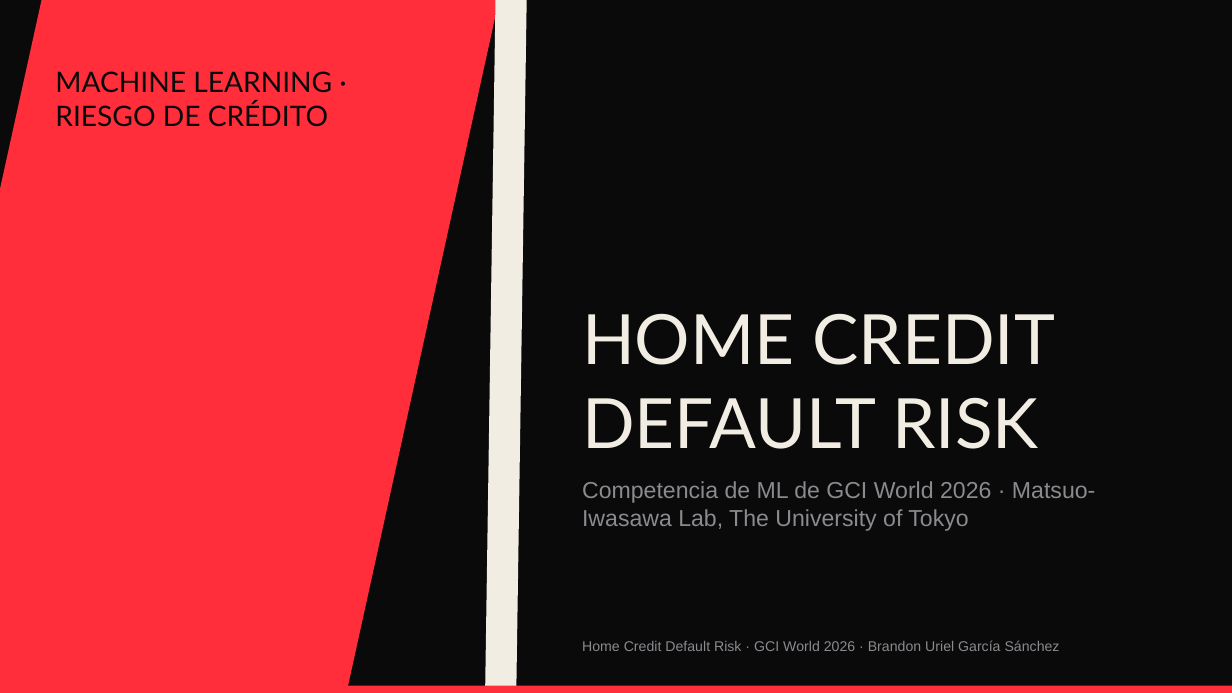
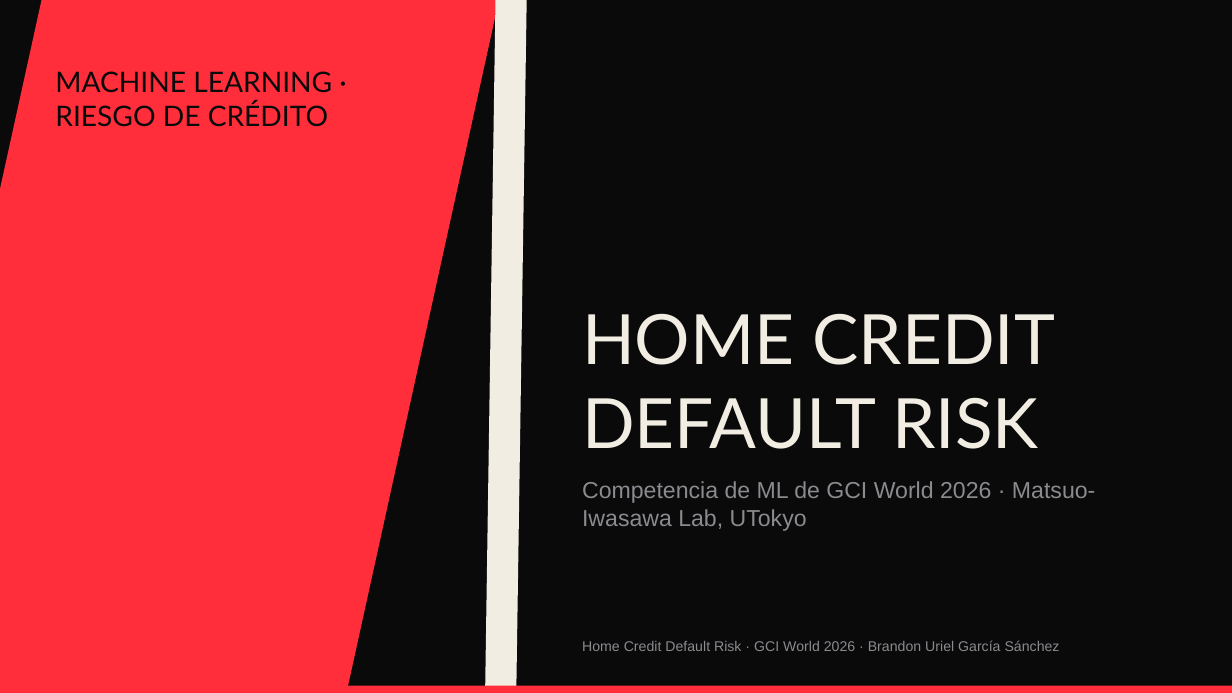
Before and after one commit to CatoXP/portfolio-data-science, a slide deck: slide 1 of proyectos/home-credit-default-risk-gci-utokyo/slides/home_credit_deck.pptx. Drawn at 1232x693 pixels with LibreOffice and Linux fonts; fonts in the diff are those of the drawing. Boxes give left, top, right and bottom in pixels: in the first picture for what was removed or moved away, otherwise in the second. Text is boxed around its words. In the diff, an @@ line names an element or a change of style, - is before the commit and + after.

```diff
--- a/proyectos/home-credit-default-risk-gci-utokyo/slides/home_credit_deck.pptx
+++ b/proyectos/home-credit-default-risk-gci-utokyo/slides/home_credit_deck.pptx
@@ text at (582, 481, 1095, 531): text changed @@
-Competencia de ML de GCI World 2026 · Matsuo-Iwasawa Lab, The University of Tokyo
+Competencia de ML de GCI World 2026 · Matsuo-Iwasawa Lab, UTokyo
```
Also in this commit, not shown: 5 other files.
